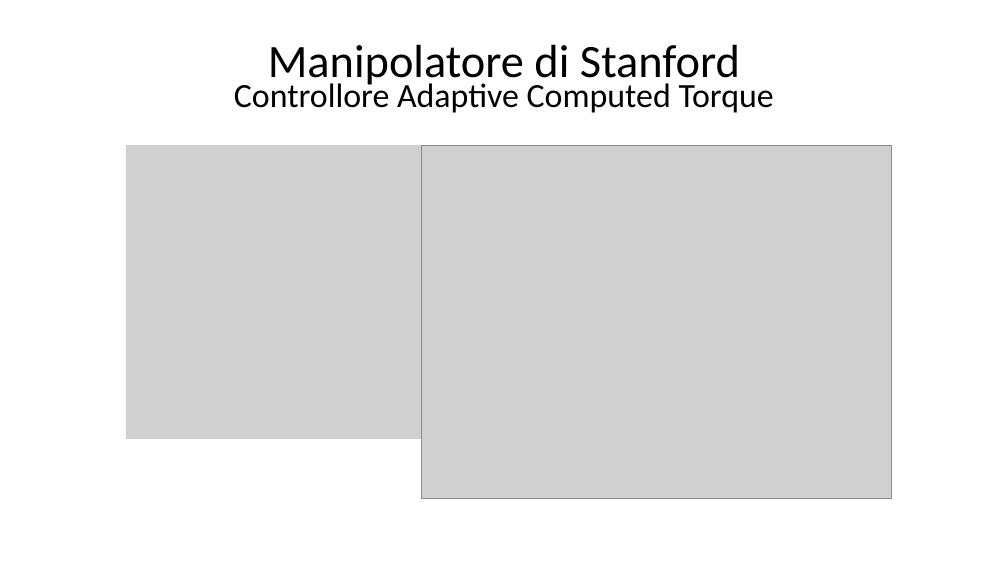
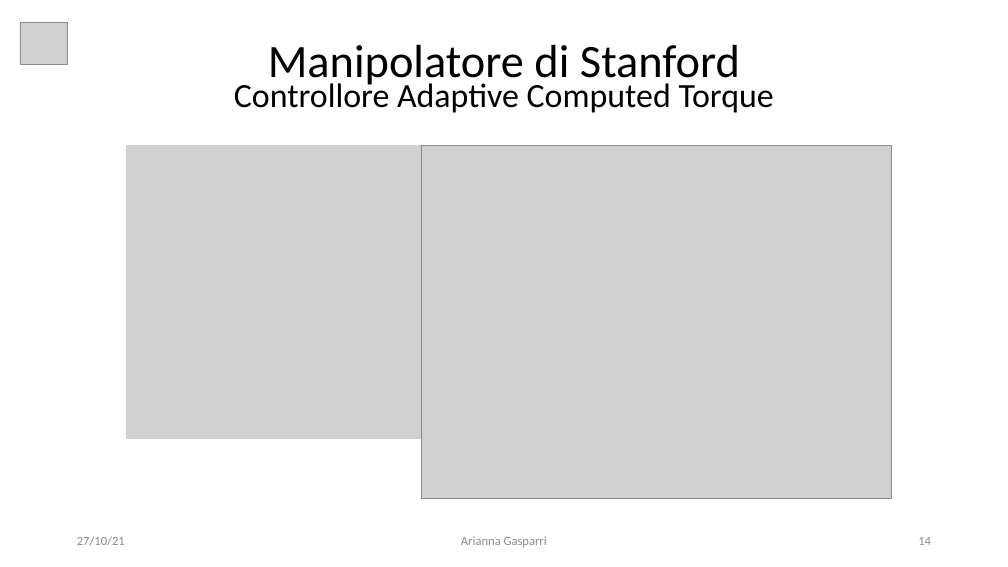
Before and after one commit to giga487/BicchiGas, a slide deck: slide 14 of Relazione/Presentazione.pptx. Drawn at 1008x567 pixels with LibreOffice and Linux fonts; fonts in the diff are those of the drawing; grey boxes stand for pictures. Boxes give left, top, right and bottom in pixels: in the first picture for what was removed or moved away, otherwise in the second. Text is boxed around its words. In the diff, an @@ line names an element or a change of style, - is before the commit and + after.

```diff
--- a/Relazione/Presentazione.pptx
+++ b/Relazione/Presentazione.pptx
@@ picture added at box(20, 22, 67, 65) @@
@@ text added at box(77, 536, 125, 546), 12 pt, text #8C8C8C @@
+27/10/21
@@ text added at box(461, 536, 547, 547), 12 pt, text #8C8C8C @@
+Arianna Gasparri
@@ page number added at box(918, 537, 931, 545), 12 pt, text #8C8C8C @@
+14
```
Also in this commit, not shown: 25 other slides changed, 2 other files.
